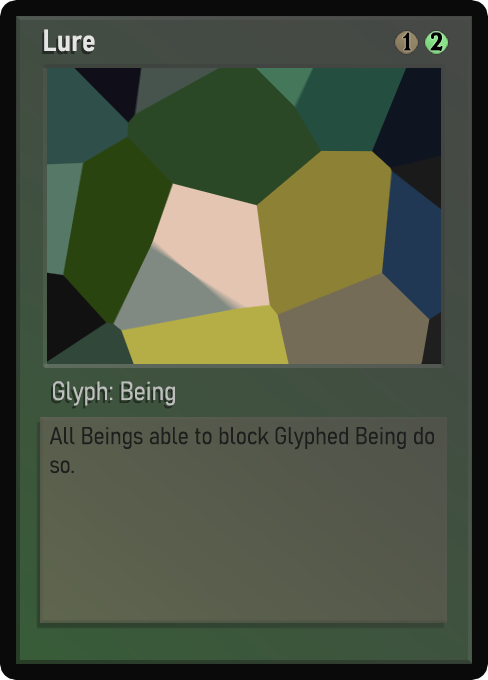
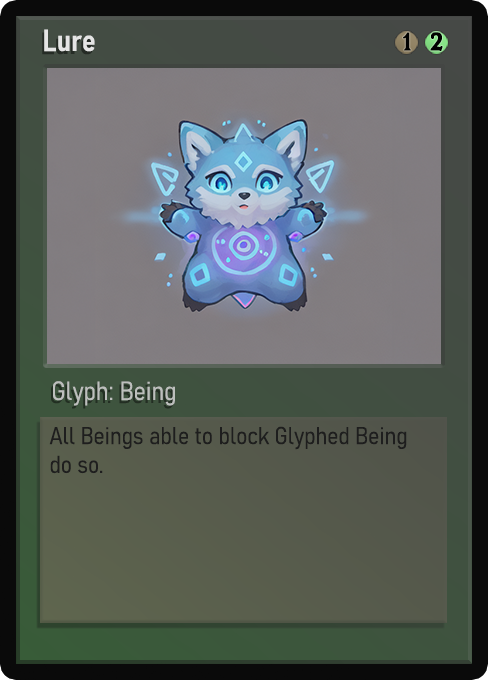
Layered file, before and after one edit (w=488, h=680). Changes by layer:
painted on "Name" over [44, 35, 95, 52]
painted on "Class" over [53, 381, 175, 406]
painted on "Desc_norm" over [50, 426, 434, 474]
painted on "Artwork" over [47, 68, 441, 364]
